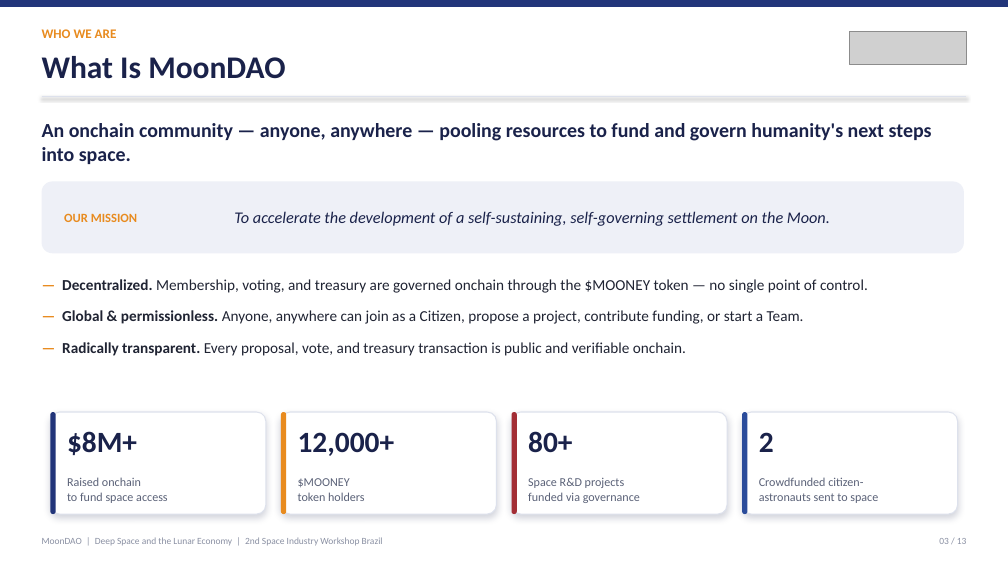
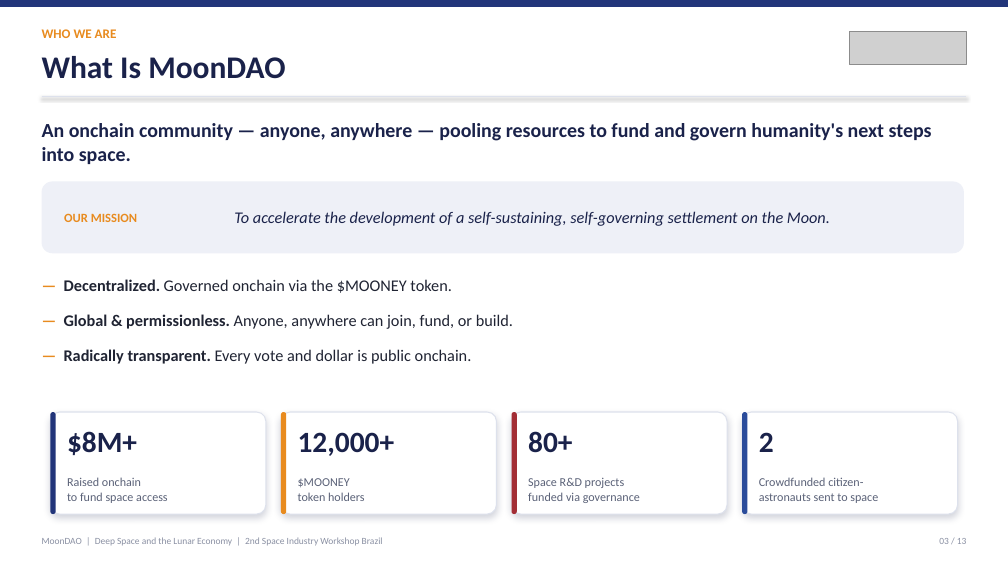
Before and after one commit to Official-MoonDao/MoonDAO, a slide deck: slide 3 of presentations/rio-innovation-week-2026/dist/MoonDAO_Rio_Innovation_Week.pptx. Drawn at 1008x567 pixels with LibreOffice and Linux fonts; fonts in the diff are those of the drawing; grey boxes stand for pictures. Boxes give left, top, right and bottom in pixels: in the first picture for what was removed or moved away, otherwise in the second. Text is boxed around its words. In the diff, an @@ line names an element or a change of style, - is before the commit and + after.

```diff
--- a/presentations/rio-innovation-week-2026/dist/MoonDAO_Rio_Innovation_Week.pptx
+++ b/presentations/rio-innovation-week-2026/dist/MoonDAO_Rio_Innovation_Week.pptx
@@ text at [64, 279, 513, 364]: text changed; size 14.5 to 15.5 pt @@
-— Decentralized. Membership, voting, and treasury are governed onchain through the $MOONEY token — no single point of control.
-— Global & permissionless. Anyone, anywhere can join as a Citizen, propose a project, contribute funding, or start a Team.
-— Radically transparent. Every proposal, vote, and treasury transaction is public and verifiable onchain.
+— Decentralized. Governed onchain via the $MOONEY token.
+— Global & permissionless. Anyone, anywhere can join, fund, or build.
+— Radically transparent. Every vote and dollar is public onchain.
```
Also in this commit, not shown: 7 other slides changed, 2 slides added, 2 slides removed, 15 other files.
